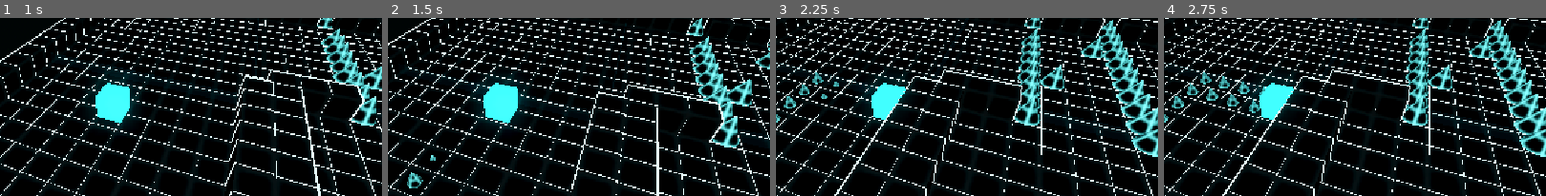
Above: before the commit, frames 1-4 (left to right).
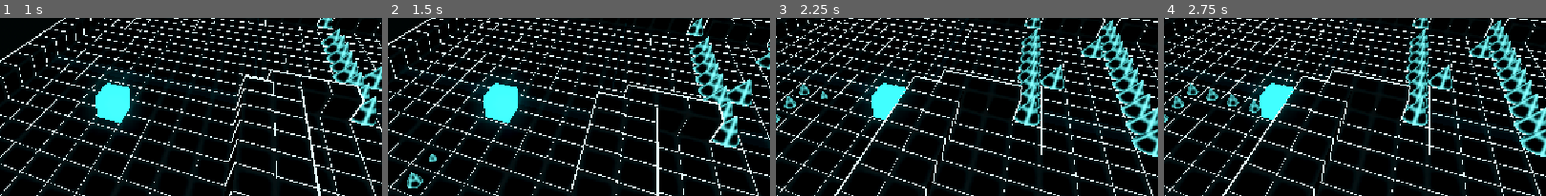
Above: after the commit, the same moments.

Repository: Username4D/rasterrun
Game: Godot game, scene res://scenes/demo_scene.tscn
Same seed, same stepped clock (60 frames per second), same inputs: the game is played once before the commit and once after it.
Inputs:
- Up to frame 1 (1 s): click "Play" at 0.5 s
- Up to frame 2 (1.5 s): tap Enter (ui_accept) at 1.25 s; hold Right (ui_right) from 1.28 s (still down)
- Up to frame 3 (2.25 s): tap Enter (ui_accept) at 1.52 s; release Right (ui_right) at 2.03 s; hold Down (ui_down) from 2.03 s (still down)
- Up to frame 4 (2.75 s): keep holding Down (ui_down); tap Enter (ui_accept) at 2.27 s
The pictures show only the part of the screen within x 36-86%, y 14-63%; the shares and areas given below are measured in that part.

Frame 1 is identical in both runs. In frame 2, 0.1% of the frame differs, in the area x 5-13%, y 76-96%; in frame 3, 0.2%; in frame 4, 0.4%, in the area x 9-27%, y 30-54%.

Commit message:
small qol improvements, new floor

Diff:
--- a/scenes/floor_tile.tscn
+++ b/scenes/floor_tile.tscn
@@ -5,7 +5,7 @@
 [ext_resource type="PackedScene" uid="uid://clh8jtbrdus8o" path="res://scenes/spike.tscn" id="3_tphjt"]
 
 [sub_resource type="BoxShape3D" id="BoxShape3D_7e2jf"]
-size = Vector3(0.8, 1, 0.8)
+size = Vector3(0.5, 1, 0.5)
 
 [node name="floor_tile" type="Node3D"]
 script = ExtResource("1_7e2jf")
--- /dev/null
+++ b/scenes/floors/0/6.tscn
@@ -0,0 +1,130 @@
+[gd_scene load_steps=4 format=3 uid="uid://bxb1dhoxefj0i"]
+
+[ext_resource type="PackedScene" uid="uid://cqniu86ehuq6y" path="res://scenes/floor.tscn" id="1_8phm8"]
+[ext_resource type="PackedScene" uid="uid://ch3gpdhfoyjbm" path="res://scenes/wall.tscn" id="2_tapu5"]
+[ext_resource type="PackedScene" uid="uid://dufstaynulvg5" path="res://scenes/pulse_wall.tscn" id="3_55d6b"]
+
+[node name="floor" instance=ExtResource("1_8phm8")]
+
+[node name="wall2" parent="." index="4" instance=ExtResource("2_tapu5")]
+transform = Transform3D(1, 0, 0, 0, 1, 0, 0, 0, 1, -5, 0.5, 5)
+
+[node name="wall3" parent="." index="5" instance=ExtResource("2_tapu5")]
+transform = Transform3D(1, 0, 0, 0, 1, 0, 0, 0, 1, -5, 0.5, 4)
+
+[node name="wall4" parent="." index="6" instance=ExtResource("2_tapu5")]
+transform = Transform3D(1, 0, 0, 0, 1, 0, 0, 0, 1, -5, 0.5, 3)
+
+[node name="wall5" parent="." index="7" instance=ExtResource("2_tapu5")]
+transform = Transform3D(1, 0, 0, 0, 1, 0, 0, 0, 1, -5, 0.5, 2)
+
+[node name="wall6" parent="." index="8" instance=ExtResource("2_tapu5")]
+transform = Transform3D(1, 0, 0, 0, 1, 0, 0, 0, 1, -5, 0.5, 1)
+
+[node name="wall7" parent="." index="9" instance=ExtResource("2_tapu5")]
+transform = Transform3D(1, 0, 0, 0, 1, 0, 0, 0, 1, -5, 0.5, 0)
+
+[node name="wall8" parent="." index="10" instance=ExtResource("2_tapu5")]
+transform = Transform3D(1, 0, 0, 0, 1, 0, 0, 0, 1, -5, 0.5, -1)
+
+[node name="wall9" parent="." index="11" instance=ExtResource("2_tapu5")]
+transform = Transform3D(1, 0, 0, 0, 1, 0, 0, 0, 1, -5, 0.5, -2)
+
+[node name="wall10" parent="." index="12" instance=ExtResource("2_tapu5")]
+transform = Transform3D(1, 0, 0, 0, 1, 0, 0, 0, 1, -5, 0.5, -3)
+
+[node name="wall11" parent="." index="13" instance=ExtResource("2_tapu5")]
+transform = Transform3D(1, 0, 0, 0, 1, 0, 0, 0, 1, -5, 0.5, -4)
+
+[node name="wall12" parent="." index="14" instance=ExtResource("2_tapu5")]
+transform = Transform3D(1, 0, 0, 0, 1, 0, 0, 0, 1, -5, 0.5, -5)
+
+[node name="wall13" parent="." index="15" instance=ExtResource("2_tapu5")]
+transform = Transform3D(1, 0, 0, 0, 1, 0, 0, 0, 1, 5, 0.5, 5)
+
+[node name="wall14" parent="." index="16" instance=ExtResource("2_tapu5")]
+transform = Transform3D(1, 0, 0, 0, 1, 0, 0, 0, 1, 5, 0.5, 4)
+
+[node name="wall15" parent="." index="17" instance=ExtResource("2_tapu5")]
+transform = Transform3D(1, 0, 0, 0, 1, 0, 0, 0, 1, 5, 0.5, 3)
+
+[node name="wall16" parent="." index="18" instance=ExtResource("2_tapu5")]
+transform = Transform3D(1, 0, 0, 0, 1, 0, 0, 0, 1, 5, 0.5, 2)
+
+[node name="wall17" parent="." index="19" instance=ExtResource("2_tapu5")]
+transform = Transform3D(1, 0, 0, 0, 1, 0, 0, 0, 1, 5, 0.5, 1)
+
+[node name="wall18" parent="." index="20" instance=ExtResource("2_tapu5")]
+transform = Transform3D(1, 0, 0, 0, 1, 0, 0, 0, 1, 5, 0.5, 0)
+
+[node name="wall19" parent="." index="21" instance=ExtResource("2_tapu5")]
+transform = Transform3D(1, 0, 0, 0, 1, 0, 0, 0, 1, 5, 0.5, -1)
+
+[node name="wall20" parent="." index="22" instance=ExtResource("2_tapu5")]
+transform = Transform3D(1, 0, 0, 0, 1, 0, 0, 0, 1, 5, 0.5, -2)
+
+[node name="wall21" parent="." index="23" instance=ExtResource("2_tapu5")]
+transform = Transform3D(1, 0, 0, 0, 1, 0, 0, 0, 1, 5, 0.5, -3)
+
+[node name="wall22" parent="." index="24" instance=ExtResource("2_tapu5")]
+transform = Transform3D(1, 0, 0, 0, 1, 0, 0, 0, 1, 5, 0.5, -4)
+
+[node name="wall23" parent="." index="25" instance=ExtResource("2_tapu5")]
+transform = Transform3D(1, 0, 0, 0, 1, 0, 0, 0, 1, 5, 0.5, -5)
+
+[node name="pulse_wall" parent="." index="26" instance=ExtResource("3_55d6b")]
+transform = Transform3D(1, 0, 0, 0, 1, 0, 0, 0, 1, 3, 0.5, -4)
+
+[node name="pulse_wall2" parent="." index="27" instance=ExtResource("3_55d6b")]
+transform = Transform3D(1, 0, 0, 0, 1, 0, 0, 0, 1, 0, 0.5, -1)
+
+[node name="pulse_wall3" parent="." index="28" instance=ExtResource("3_55d6b")]
+transform = Transform3D(1, 0, 0, 0, 1, 0, 0, 0, 1, -3, 0.5, 2)
+
+[node name="pulse_wall4" parent="." index="29" instance=ExtResource("3_55d6b")]
+transform = Transform3D(1, 0, 0, 0, 1, 0, 0, 0, 1, 1.5, 0.5, -2.5)
+offset = 2.0
+
+[node name="pulse_wall5" parent="." index="30" instance=ExtResource("3_55d6b")]
+transform = Transform3D(1, 0, 0, 0, 1, 0, 0, 0, 1, -1.5, 0.5, 0.5)
+offset = 2.0
+
+[node name="pulse_wall6" parent="." index="31" instance=ExtResource("3_55d6b")]
+transform = Transform3D(1, 0, 0, 0, 1, 0, 0, 0, 1, 1.5, 0.5, 0.5)
+offset = 1.0
+
+[node name="pulse_wall7" parent="." index="32" instance=ExtResource("3_55d6b")]
+transform = Transform3D(1, 0, 0, 0, 1, 0, 0, 0, 1, 3, 0.5, 2)
+offset = 1.0
+
+[node name="pulse_wall8" parent="." index="33" instance=ExtResource("3_55d6b")]
+transform = Transform3D(1, 0, 0, 0, 1, 0, 0, 0, 1, -1.5, 0.5, -2.5)
+offset = 1.0
+
+[node name="pulse_wall9" parent="." index="34" instance=ExtResource("3_55d6b")]
+transform = Transform3D(1, 0, 0, 0, 1, 0, 0, 0, 1, -3, 0.5, -4)
+offset = 1.0
+
+[node name="pulse_wall10" parent="." index="35" instance=ExtResource("3_55d6b")]
+transform = Transform3D(1, 0, 0, 0, 1, 0, 0, 0, 1, -3, 0.5, -1)
+offset = 3.0
+
+[node name="pulse_wall11" parent="." index="36" instance=ExtResource("3_55d6b")]
+transform = Transform3D(1, 0, 0, 0, 1, 0, 0, 0, 1, 3, 0.5, -1)
+offset = 3.0
+
+[node name="pulse_wall12" parent="." index="37" instance=ExtResource("3_55d6b")]
+transform = Transform3D(1, 0, 0, 0, 1, 0, 0, 0, 1, 0, 0.5, 2)
+offset = 3.0
+
+[node name="pulse_wall13" parent="." index="38" instance=ExtResource("3_55d6b")]
+transform = Transform3D(1, 0, 0, 0, 1, 0, 0, 0, 1, 0, 0.5, -4)
+offset = 3.0
+
+[node name="pulse_wall14" parent="." index="39" instance=ExtResource("3_55d6b")]
+transform = Transform3D(1, 0, 0, 0, 1, 0, 0, 0, 1, 1.5, 0.5, 3.5)
+offset = 3.0
+
+[node name="pulse_wall15" parent="." index="40" instance=ExtResource("3_55d6b")]
+transform = Transform3D(1, 0, 0, 0, 1, 0, 0, 0, 1, -2, 0.5, 3.5)
+offset = 3.0
--- a/scripts/floors.gd
+++ b/scripts/floors.gd
@@ -3,7 +3,7 @@
 @onready var last = self.get_child(0)
 
 var mi_one = [preload("res://scenes/floors/-1/0.tscn"), preload("res://scenes/floors/-1/1.tscn"), preload("res://scenes/floors/-1/2.tscn"), preload("res://scenes/floors/-1/3.tscn"), preload("res://scenes/floors/-1/4.tscn"), preload("res://scenes/floors/-1/5.tscn")]
-var zero = [preload("res://scenes/floors/0/0.tscn"), preload("res://scenes/floors/0/1.tscn"), preload("res://scenes/floors/0/2.tscn"), preload("res://scenes/floors/0/3.tscn"), preload("res://scenes/floors/0/4.tscn"), preload("res://scenes/floors/0/4.tscn")]
+var zero = [preload("res://scenes/floors/0/0.tscn"), preload("res://scenes/floors/0/1.tscn"), preload("res://scenes/floors/0/2.tscn"), preload("res://scenes/floors/0/3.tscn"), preload("res://scenes/floors/0/4.tscn"), preload("res://scenes/floors/0/5.tscn"), preload("res://scenes/floors/0/6.tscn")]
 var one = [preload("res://scenes/floors/1/0.tscn"), preload("res://scenes/floors/1/1.tscn"), preload("res://scenes/floors/1/2.tscn"), preload("res://scenes/floors/1/3.tscn"), preload("res://scenes/floors/1/4.tscn"), preload("res://scenes/floors/1/5.tscn")]
 
 var rng = RandomNumberGenerator.new()
